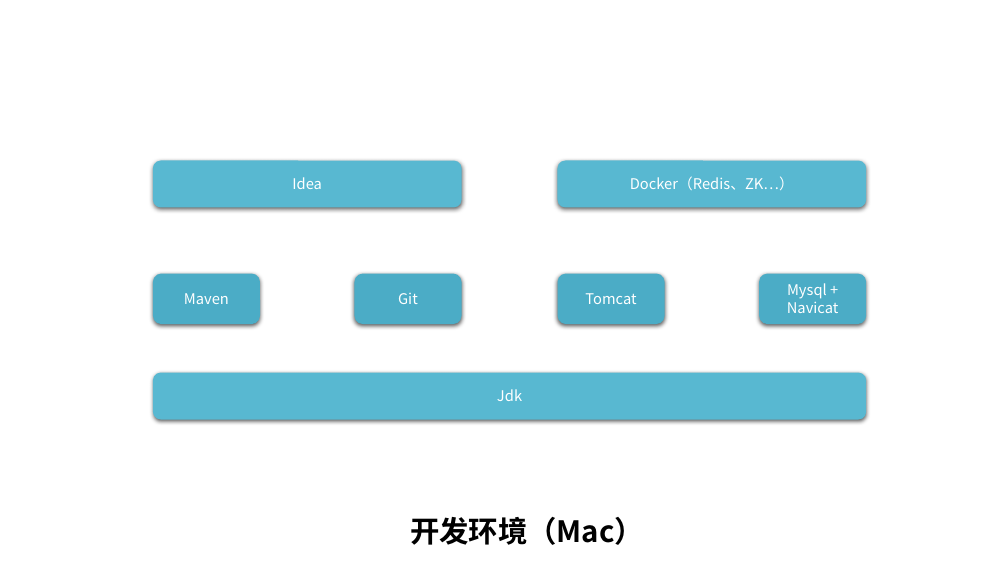
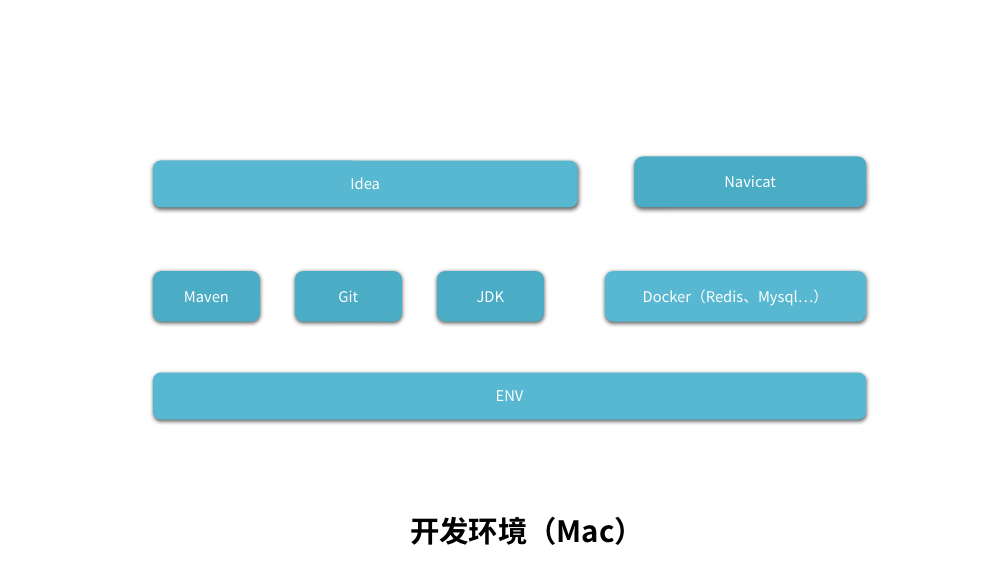
Before and after one commit to xuxueli/xuxueli.github.io, a slide deck: slide 2 of blog/notebook/XXL分布式系统架构.pptx (slide 1 before the commit). Drawn at 1008x567 pixels with LibreOffice and Linux fonts; fonts in the diff are those of the drawing. Boxes give left, top, right and bottom in pixels: in the first picture for what was removed or moved away, otherwise in the second. Text is boxed around its words. In the diff, an @@ line names an element or a change of style, - is before the commit and + after.

```diff
--- a/blog/notebook/XXL分布式系统架构.pptx
+++ b/blog/notebook/XXL分布式系统架构.pptx
@@ rounded rectangle "Idea": place and size @@
-rounded rectangle "Idea" at (153,160,461,207)
+rounded rectangle "Idea" at (153,160,578,207)
@@ rounded rectangle "Navicat": place and size @@
-rounded rectangle "Navicat" at (759,274,867,324)
+rounded rectangle "Navicat" at (634,157,867,207)
@@ text in rounded rectangle at (724,175,776,187): text changed @@
-Mysql + Navicat
+Navicat
@@ rounded rectangle "Git": place and size @@
-rounded rectangle "Git" at (355,274,462,324)
+rounded rectangle "Git" at (295,271,402,321)
@@ rounded rectangle "JDK": place and size @@
-rounded rectangle "JDK" at (557,274,665,324)
+rounded rectangle "JDK" at (437,271,544,321)
@@ text in rounded rectangle at (477,291,504,302): text changed @@
-Tomcat
+JDK
@@ rounded rectangle "Docker（Redis、Mysql…）": place and size @@
-rounded rectangle "Docker（Redis、Mysql…）" at (557,160,866,207)
+rounded rectangle "Docker（Redis、Mysql…）" at (605,271,867,321)
@@ text in rounded rectangle at (643,289,828,306): text changed @@
-Docker（Redis、ZK…）
+Docker（Redis、Mysql…）
@@ text in rounded rectangle at (496,390,524,401): text changed @@
-Jdk
+ENV
```
Also in this commit, not shown: 2 other slides changed, 1 other file.
